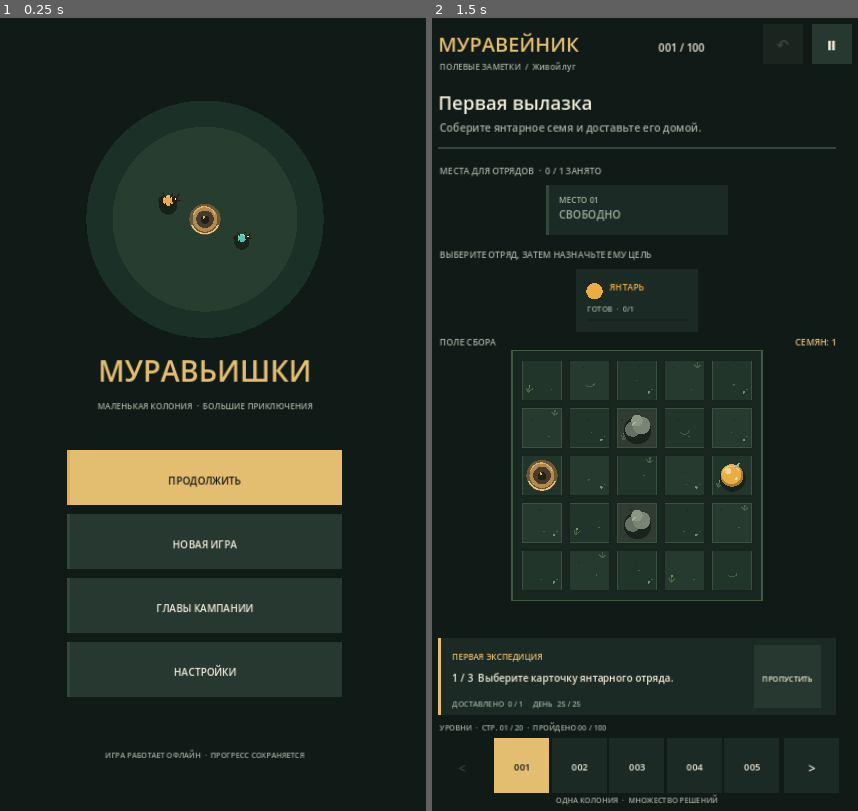
Above: before the commit, frames 1-2 (left to right).
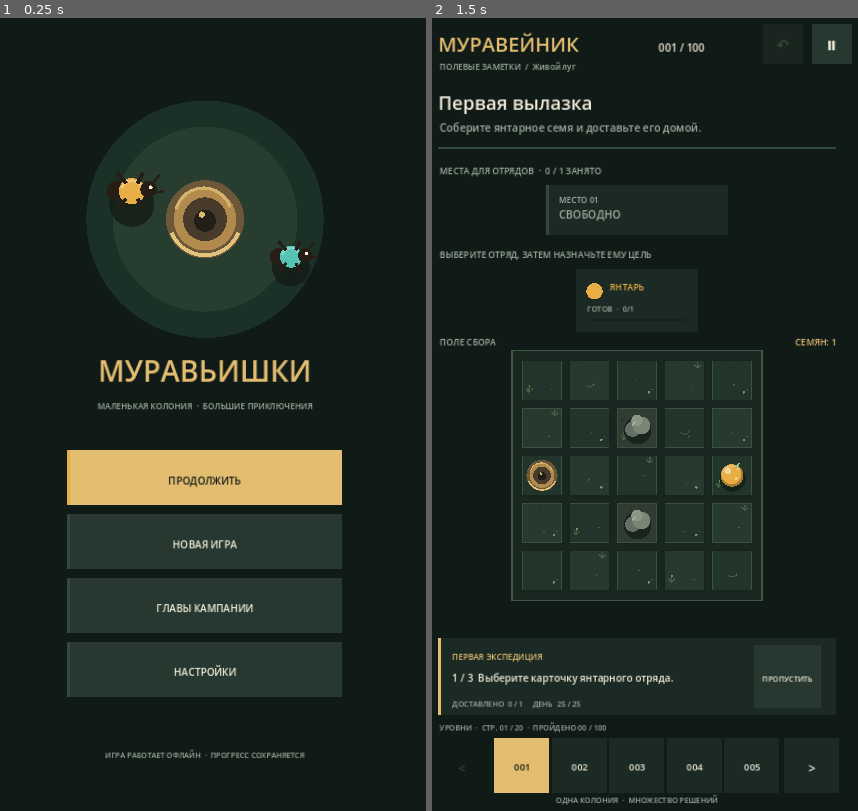
Above: after the commit, the same moments.

Repository: MaiklLX/Game-ANTS
Game: Godot game, scene res://scenes/main.tscn
Same seed, same stepped clock (60 frames per second), same inputs: the game is played once before the commit and once after it.
Inputs (mouse positions are in pixels of both pictures, inside the frame that each line leads up to):
- Up to frame 1 (0.25 s): no input
- Up to frame 2 (1.5 s): tap Enter at 0.5 s; click (636, 414) at 0.67 s; tap Space at 1.25 s; move the mouse to (547, 454) at 1.27 s; click (547, 454) at 1.42 s

The runs differ from the first frame. In frame 1, 2.2% of the frame differs, in the area x 26-73%, y 19-33%; in frame 2, nothing differs.

Commit message:
polish(ui): enlarge colony hero art and clarify compact status copy

Diff:
--- a/scripts/ui/game_screen.gd
+++ b/scripts/ui/game_screen.gd
@@ -245,9 +245,12 @@
 	draw_rect(Rect2(Vector2.ZERO, size), COLOR_BG)
 	draw_circle(Vector2(360, 330), 190.0, Color("#1b3027"))
 	draw_circle(Vector2(360, 330), 148.0, Color("#263d2f"))
-	_draw_nest(Vector2(360, 330))
-	_draw_ant(Vector2(300, 300), COLOR_AMBER, 1.2)
-	_draw_ant(Vector2(418, 360), COLOR_TEAL, 1.0)
+	var menu_art_scale := _ui_scale * 2.5
+	draw_set_transform(_ui_offset + Vector2(360, 330) * _ui_scale, 0.0, Vector2(menu_art_scale, menu_art_scale))
+	_draw_nest(Vector2.ZERO)
+	_draw_ant(Vector2(-48, -18), COLOR_AMBER, 1.2)
+	_draw_ant(Vector2(54, 24), COLOR_TEAL, 1.0)
+	draw_set_transform(_ui_offset, 0.0, Vector2(_ui_scale, _ui_scale))
 	draw_string(font, Vector2(0, 590), "МУРАВЬИШКИ", HORIZONTAL_ALIGNMENT_CENTER, 720, ResponsiveLayoutScript.font_size(46, _ui_scale), COLOR_GOLD)
 	draw_string(font, Vector2(0, 634), "МАЛЕНЬКАЯ КОЛОНИЯ  ·  БОЛЬШИЕ ПРИКЛЮЧЕНИЯ", HORIZONTAL_ALIGNMENT_CENTER, 720, ResponsiveLayoutScript.font_size(13, _ui_scale), COLOR_MUTED)
 	var button_width := 440.0
@@ -1314,6 +1317,18 @@
 func _status_for_display() -> String:
 	if _ui_scale >= 0.48:
 		return _status
+	if _status.begins_with("Выберите отряд, затем семя"):
+		return "Выберите отряд и семя."
+	if _status.begins_with("Выберите отряд в поле"):
+		return "Выберите отряд для возвращения."
+	if _status.begins_with("Отряд выбран"):
+		return "Выберите семя своего цвета."
+	if _status.begins_with("Маршрут назначен"):
+		return "Маршрут готов. Запустите ход."
+	if _status.begins_with("Последний ход отменён"):
+		return "Ход отменён. Измените приказ."
+	if _status.begins_with("Экспедиция в пути"):
+		return "Экспедиция идёт. Пауза — справа."
 	if _status.begins_with("Груз собран"):
 		return "Груз собран. Нажмите на муравейник."
 	if _status.begins_with("Семя собрано"):
